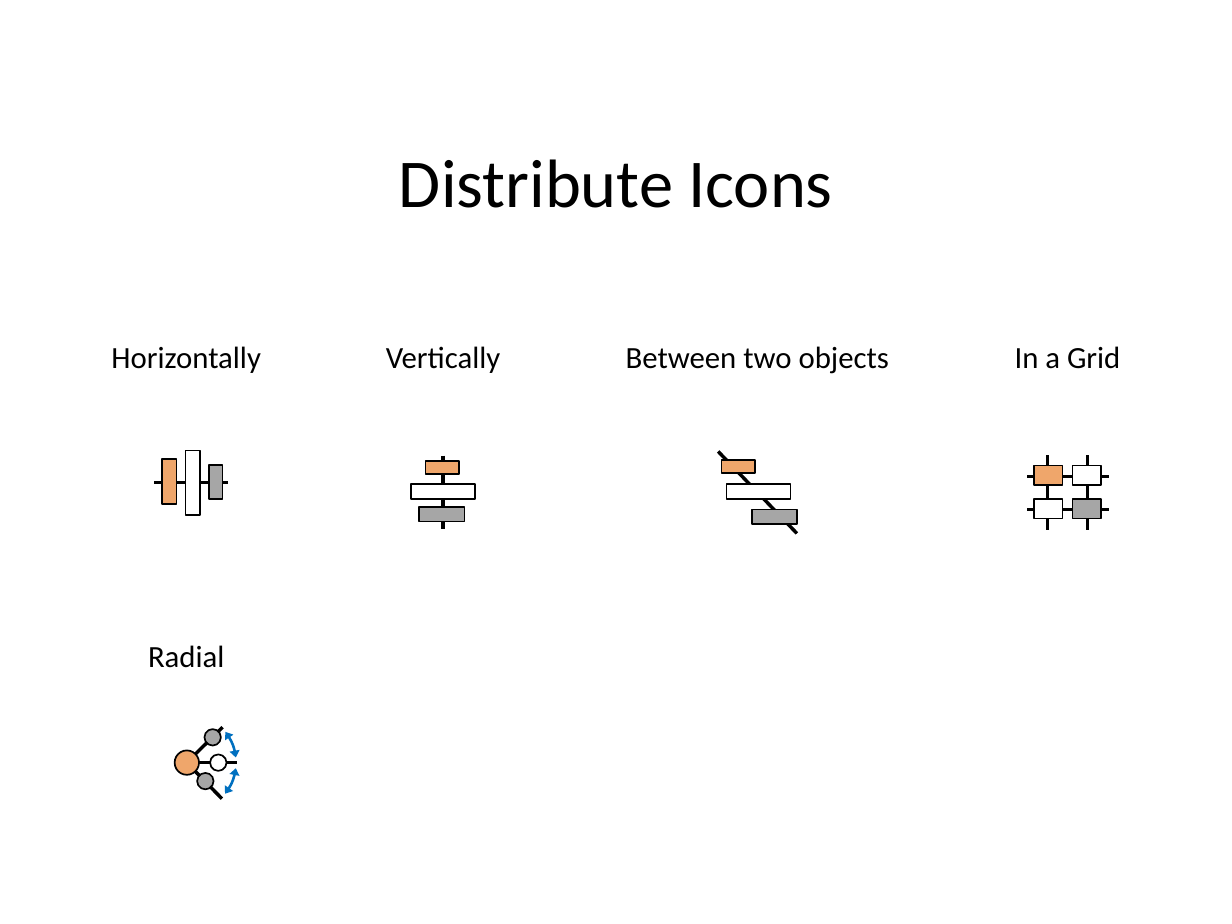
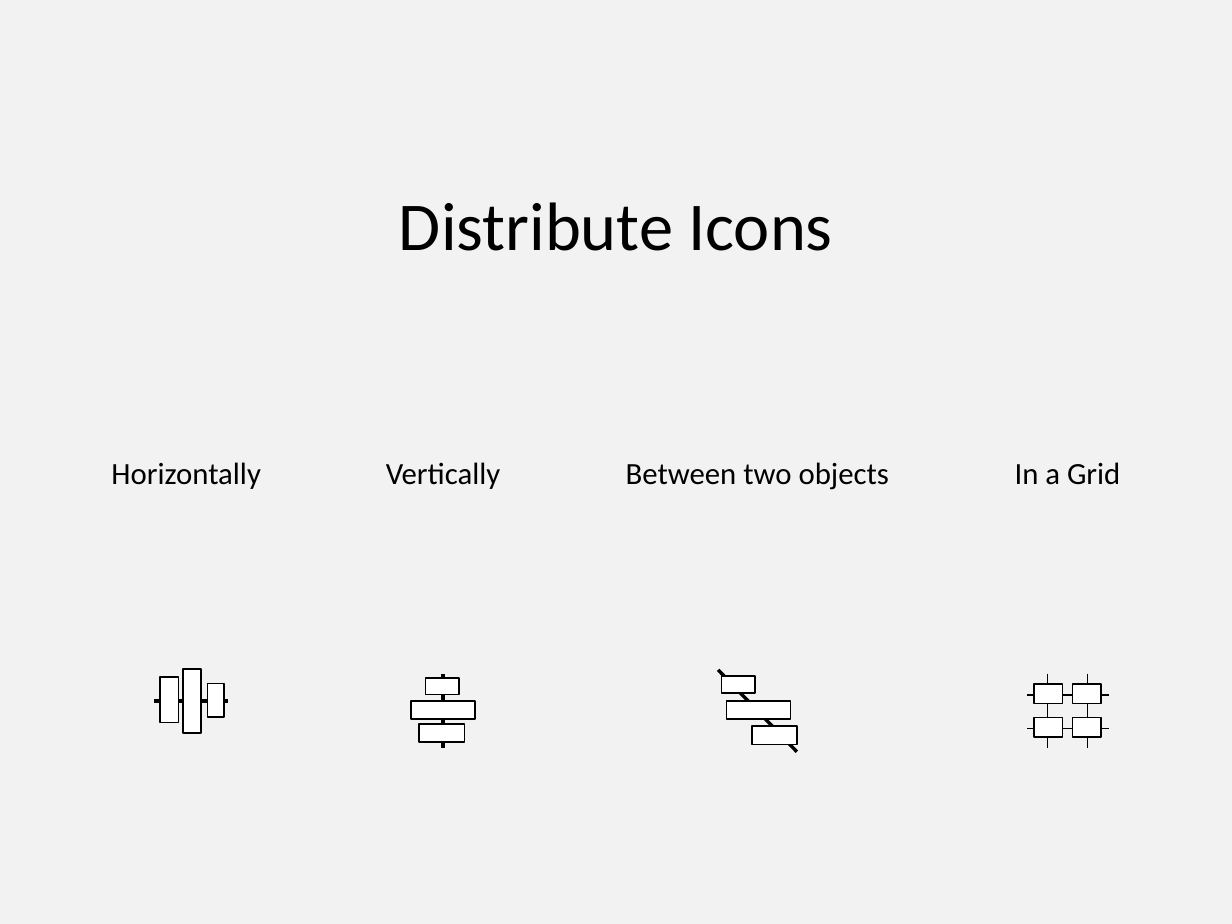
Before and after one commit to PowerPointLabs/PowerPointLabs, a slide deck: slide 4 of doc/Icons-PositionsLab.pptx. Drawn at 1232x924 pixels with LibreOffice and Linux fonts; fonts in the diff are those of the drawing. Boxes give left, top, right and bottom in pixels: in the first picture for what was removed or moved away, otherwise in the second. Text is boxed around its words. In the diff, an @@ line names an element or a change of style, - is before the commit and + after.

```diff
--- a/doc/Icons-PositionsLab.pptx
+++ b/doc/Icons-PositionsLab.pptx
@@ background #FFFFFF to #F2F2F2 @@
@@ text "Distribute Icons": place and size @@
-text "Distribute Icons" at [399, 159, 832, 208]
+text "Distribute Icons" at [399, 202, 832, 251]
@@ 4 texts: place and size @@
-4 texts at [111, 346, 1120, 374]
+4 texts at [111, 462, 1120, 490]
@@ text removed at [148, 645, 224, 668] @@
-Radial
@@ rectangle: place and size @@
-rectangle at [162, 459, 177, 505]
+rectangle at [160, 678, 179, 723]
@@ rectangle: place and size @@
-rectangle at [186, 451, 201, 515]
+rectangle at [183, 670, 201, 734]
@@ fill #A6A6A6 to #FFFFFF in 4 elements at [1072, 717, 1100, 737], [419, 723, 464, 742], [752, 726, 797, 744], [206, 684, 224, 718] @@
@@ rectangle: place and size @@
-rectangle at [208, 466, 222, 499]
+rectangle at [206, 684, 224, 718]
@@ rectangle: place and size @@
-rectangle at [425, 461, 458, 474]
+rectangle at [425, 678, 458, 695]
@@ fill #EFA66B to #FFFFFF in 4 elements at [1034, 684, 1062, 703], [160, 678, 179, 723], [425, 678, 458, 695], [722, 676, 755, 694] @@
@@ rectangle: place and size @@
-rectangle at [722, 460, 755, 473]
+rectangle at [722, 676, 755, 694]
@@ line (1047, 674) - (1047, 748): stroke #000000 2 pt to #000000 0.75 pt @@
@@ 7 lines, 4 rectangles: place and size @@
-7 lines, 4 rectangles at [154, 451, 1109, 533]
+7 lines, 4 rectangles at [154, 670, 1109, 752]
@@ line (1088, 674) - (1088, 748): stroke #000000 2 pt to #000000 0.75 pt @@
@@ arc (boxed as its full ellipse) removed at [115, 691, 257, 834] @@
@@ line (1109, 695) - (1026, 695): stroke #000000 2 pt to #000000 0.75 pt @@
@@ rectangle: place and size @@
-rectangle at [419, 508, 464, 522]
+rectangle at [419, 723, 464, 742]
@@ 3 rectangles: place and size @@
-3 rectangles at [411, 484, 797, 525]
+3 rectangles at [411, 701, 797, 744]
@@ line (1109, 728) - (1026, 728): stroke #000000 2 pt to #000000 0.75 pt @@
@@ group removed at [136, 712, 238, 813]: 4 ellipses, 3 lines, 1 arc (boxed as its full ellipse) @@
```
Also in this commit, not shown: 5 other slides changed, 1 slide removed.
